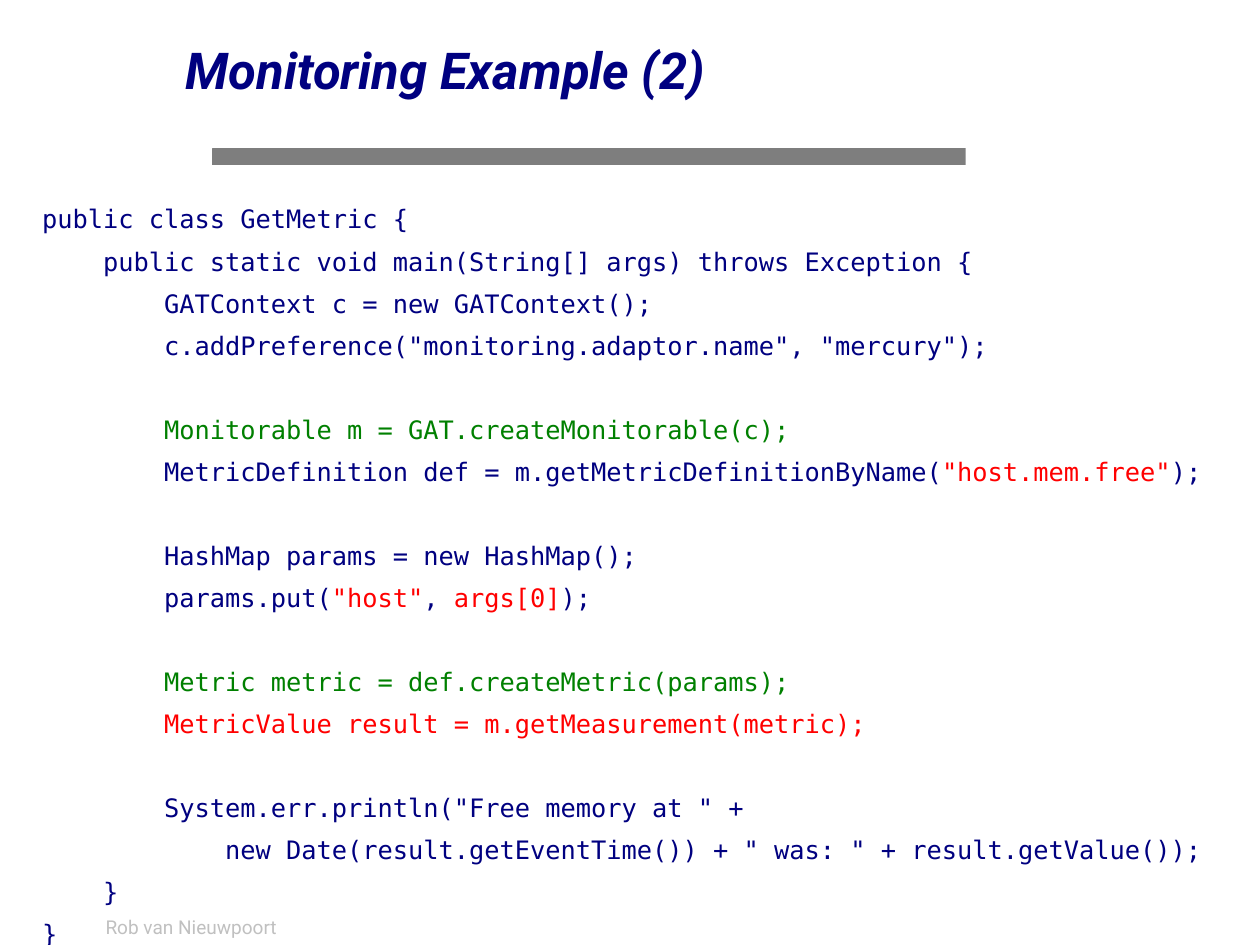
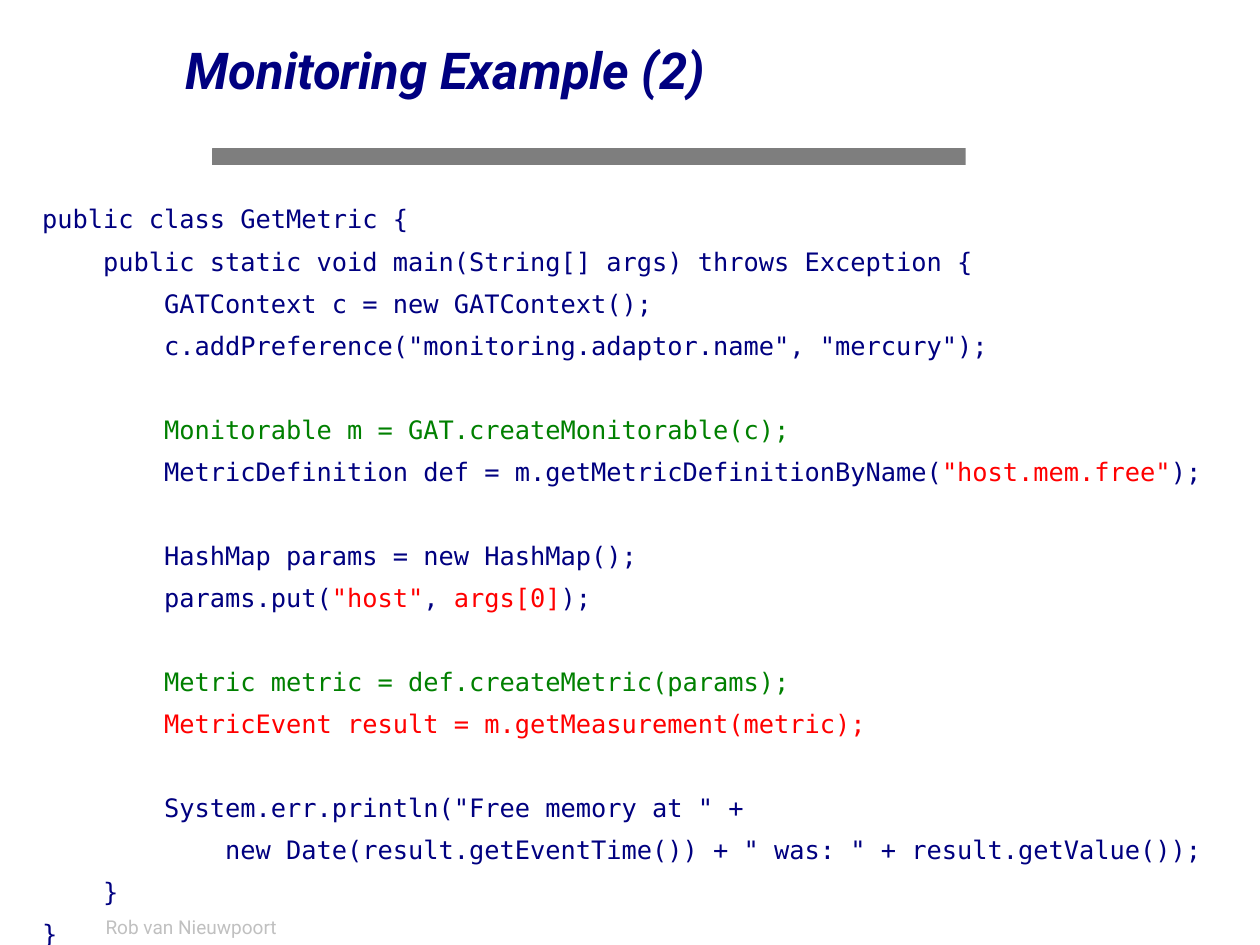
Before and after one commit to JungleComputing/javagat, a slide deck: slide 92 of doc/tutorial/tutorial.ppt (slide 93 before the commit). Drawn at 1260x945 pixels with LibreOffice and Linux fonts; fonts in the diff are those of the drawing; background and template pictures are left out. Boxes give left, top, right and bottom in pixels: in the first picture for what was removed or moved away, otherwise in the second. Text is boxed around its words. In the diff, an @@ line names an element or a change of style, - is before the commit and + after.

```diff
--- a/doc/tutorial/tutorial.ppt
+++ b/doc/tutorial/tutorial.ppt
@@ text at bbox=[164, 713, 865, 739]: text changed @@
-MetricValue result = m.getMeasurement(metric);
+MetricEvent result = m.getMeasurement(metric);
```
Also in this commit, not shown: 76 other slides changed, 1 slide removed, 14 other files.
